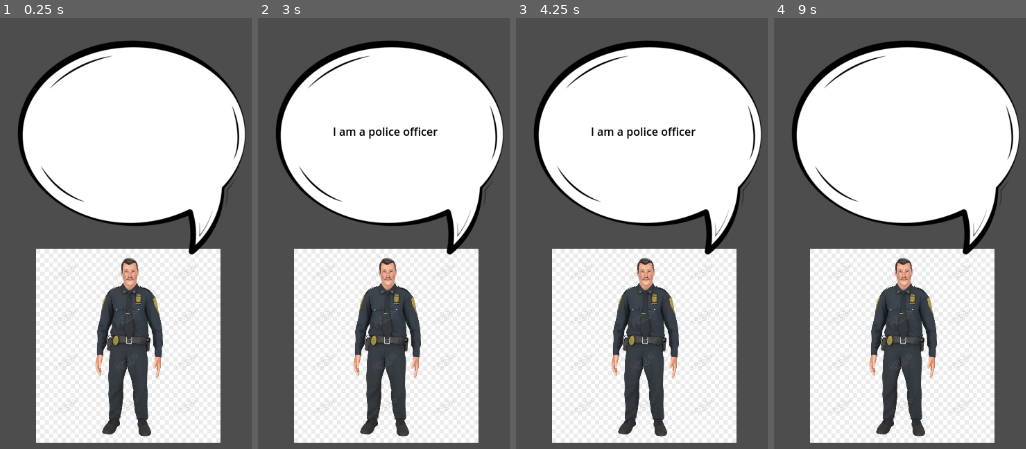
Above: before the commit, frames 1-4 (left to right).
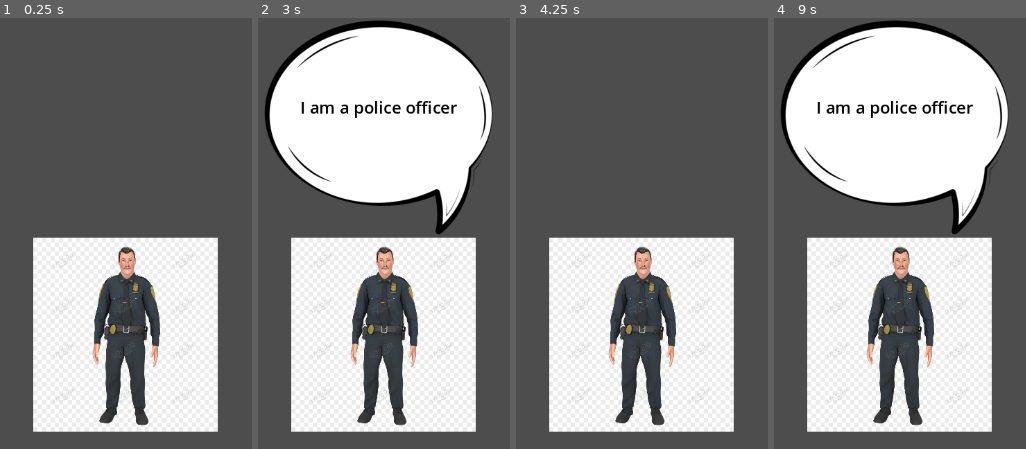
Above: after the commit, the same moments.

Repository: Nauviax/noirgame
Game: Godot game, scene res://Level/HarukaTest/HarukaTestLevel.tscn
Two runs of this game, one before a commit and one after it. Both use one fixed random seed, a clock stepped at 60 frames per second and the inputs below.
Inputs (mouse positions are in pixels of both pictures, inside the frame that each line leads up to):
- Up to frame 1 (0.25 s): no input
- Up to frame 2 (3 s): tap Enter at 0.5, 2 s; move the mouse to (outside the picture) at 0.52 s; click (outside the picture) at 0.67 s; tap Space at 1.25, 2.75 s; move the mouse to (outside the picture) at 1.27 s; click (outside the picture) at 1.42 s; move the mouse to (472, 142) at 2.02 s; click (472, 142) at 2.17 s; move the mouse to (353, 332) at 2.77 s; click (353, 332) at 2.92 s
- Up to frame 3 (4.25 s): tap Enter at 3.5 s; move the mouse to (outside the picture) at 3.52 s; click (outside the picture) at 3.67 s
- Up to frame 4 (9 s): tap Space at 4.25 s; move the mouse to (outside the picture) at 4.27 s; click (outside the picture) at 4.42 s; move the mouse to (947, 242) at 5.02 s; click (947, 242) at 5.17 s; move the mouse to (789, 130) at 5.77 s; click (789, 130) at 5.92 s; move the mouse to (outside the picture) at 6.52 s; click (outside the picture) at 6.67 s; move the mouse to (outside the picture) at 7.27 s; click (outside the picture) at 7.42 s; move the mouse to (988, 142) at 8.02 s; click (988, 142) at 8.17 s; move the mouse to (869, 332) at 8.77 s; click (869, 332) at 8.92 s

The runs differ from the first frame. In frame 1, 41% of the frame differs, in the area x 7-98%, y 5-99%; in frame 2, 23%; in frame 3, 40%; in frame 4, 22%.

Commit message:
feat: speech bubble visible on character click and dismiss on mouse exit

Diff:
--- a/Character/Police/police_character.tscn
+++ b/Character/Police/police_character.tscn
@@ -2,7 +2,6 @@
 
 [ext_resource type="PackedScene" uid="uid://casoypfdm7e3l" path="res://Character/base_character.tscn" id="1_qpy2u"]
 [ext_resource type="Texture2D" uid="uid://bn60xm1vcn2pl" path="res://Assets/Sprites/Temp/police.png" id="2_vvqva"]
-[ext_resource type="Texture2D" uid="uid://g23fwqk88i80" path="res://Assets/Textures/Temp/speech-bubble.png" id="3_1u0vd"]
 
 [sub_resource type="SpriteFrames" id="SpriteFrames_pl3jf"]
 animations = [{
@@ -15,6 +14,9 @@
 "speed": 5.0
 }]
 
+[sub_resource type="RectangleShape2D" id="RectangleShape2D_2k2wy"]
+size = Vector2(266, 284)
+
 [node name="PoliceCharacter" instance=ExtResource("1_qpy2u")]
 
 [node name="AnimatedSprite2D" parent="." index="0"]
@@ -22,17 +24,20 @@
 scale = Vector2(0.30893, 0.324507)
 sprite_frames = SubResource("SpriteFrames_pl3jf")
 
-[node name="TextureRect" parent="Control" index="0"]
-offset_left = -174.0
-offset_top = -470.0
-offset_right = 186.0
-offset_bottom = -110.0
-texture = ExtResource("3_1u0vd")
+[node name="TextureRect" parent="SpeechBubble" index="0"]
+offset_left = -186.0
+offset_top = -483.0
+offset_right = 174.0
+offset_bottom = -123.0
 
-[node name="Label" parent="Control" index="1"]
-offset_left = -76.0
-offset_top = -322.0
-offset_right = 76.0
-offset_bottom = -299.0
-theme_override_colors/font_color = Color(0, 0, 0, 1)
-text = "I am a police officer"
+[node name="Label" parent="SpeechBubble" index="1"]
+offset_left = -119.0
+offset_top = -346.0
+offset_right = 108.0
+offset_bottom = -312.0
+text = "I am a police officer
+"
+
+[node name="CollisionShape2D" parent="ClickArea" index="0"]
+position = Vector2(2, -1)
+shape = SubResource("RectangleShape2D_2k2wy")
--- /dev/null
+++ b/Character/base_character.gd
@@ -0,0 +1,18 @@
+extends Node2D
+
+@onready var speech_bubble = $SpeechBubble
+@onready var click_area = $ClickArea
+
+# Called when the node enters the scene tree for the first time.
+func _ready() -> void:
+	pass
+
+
+func _on_click_area_input_event(viewport: Node, event: InputEvent, shape_idx: int) -> void:
+	if !speech_bubble.visible and event is InputEventMouseButton and event.button_index == MOUSE_BUTTON_LEFT and event.pressed:
+		print("make it visible")
+		speech_bubble.visible = true
+
+
+func _on_click_area_mouse_exited() -> void:
+	speech_bubble.visible = false
--- a/Character/base_character.tscn
+++ b/Character/base_character.tscn
@@ -1,26 +1,41 @@
-[gd_scene load_steps=2 format=3 uid="uid://casoypfdm7e3l"]
+[gd_scene load_steps=3 format=3 uid="uid://casoypfdm7e3l"]
 
-[ext_resource type="Script" path="res://Character/control.gd" id="1_mjpqb"]
+[ext_resource type="Script" path="res://Character/base_character.gd" id="1_no52m"]
+[ext_resource type="Texture2D" uid="uid://g23fwqk88i80" path="res://Assets/Textures/Temp/speech-bubble.png" id="2_6pv1x"]
 
 [node name="BaseCharacter" type="Node2D"]
+script = ExtResource("1_no52m")
 
 [node name="AnimatedSprite2D" type="AnimatedSprite2D" parent="."]
 
-[node name="Control" type="Control" parent="."]
+[node name="SpeechBubble" type="Control" parent="."]
+visible = false
 layout_mode = 3
 anchors_preset = 0
 offset_right = 40.0
 offset_bottom = 40.0
-script = ExtResource("1_mjpqb")
 
-[node name="TextureRect" type="TextureRect" parent="Control"]
+[node name="TextureRect" type="TextureRect" parent="SpeechBubble"]
 layout_mode = 0
-offset_right = 40.0
-offset_bottom = 40.0
+offset_left = -194.0
+offset_top = -590.0
+offset_right = 166.0
+offset_bottom = -230.0
+texture = ExtResource("2_6pv1x")
 
-[node name="Label" type="Label" parent="Control"]
-visible = false
+[node name="Label" type="Label" parent="SpeechBubble"]
 layout_mode = 0
-offset_right = 40.0
-offset_bottom = 23.0
+offset_left = -72.0
+offset_top = -445.0
+offset_right = 62.0
+offset_bottom = -411.0
+theme_override_colors/font_color = Color(0, 0, 0, 1)
+theme_override_font_sizes/font_size = 24
 text = "This is label"
+
+[node name="ClickArea" type="Area2D" parent="."]
+
+[node name="CollisionShape2D" type="CollisionShape2D" parent="ClickArea"]
+
+[connection signal="input_event" from="ClickArea" to="." method="_on_click_area_input_event"]
+[connection signal="mouse_exited" from="ClickArea" to="." method="_on_click_area_mouse_exited"]
--- a/Character/control.gd
+++ /dev/null
@@ -1,11 +0,0 @@
-extends Control
-
-@onready var speech_text = $Label
-@onready var bubble_icon = $TextureRect
-
-func _ready():
-	bubble_icon.connect("gui_input", _on_bubble_clicked)
-
-func _on_bubble_clicked(event):
-	if event is InputEventMouseButton and event.button_index == MOUSE_BUTTON_LEFT and event.pressed:
-		speech_text.visible = !speech_text.visible
--- a/Level/HarukaTest/HarukaTestLevel.tscn
+++ b/Level/HarukaTest/HarukaTestLevel.tscn
@@ -5,4 +5,4 @@
 [node name="Node2D" type="Node2D"]
 
 [node name="PoliceCharacter" parent="." instance=ExtResource("1_qvmox")]
-position = Vector2(566, 474)
+position = Vector2(562, 458)
